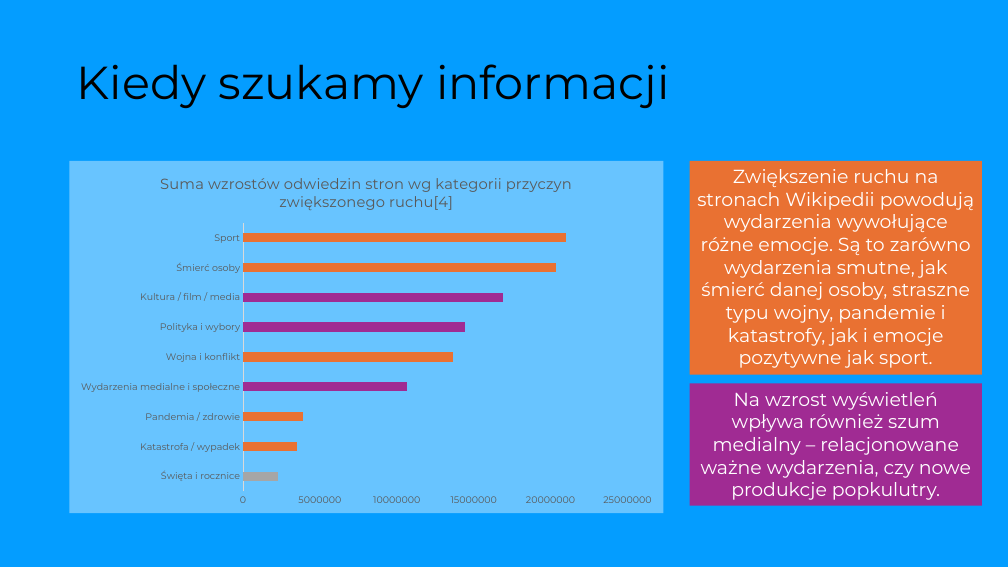
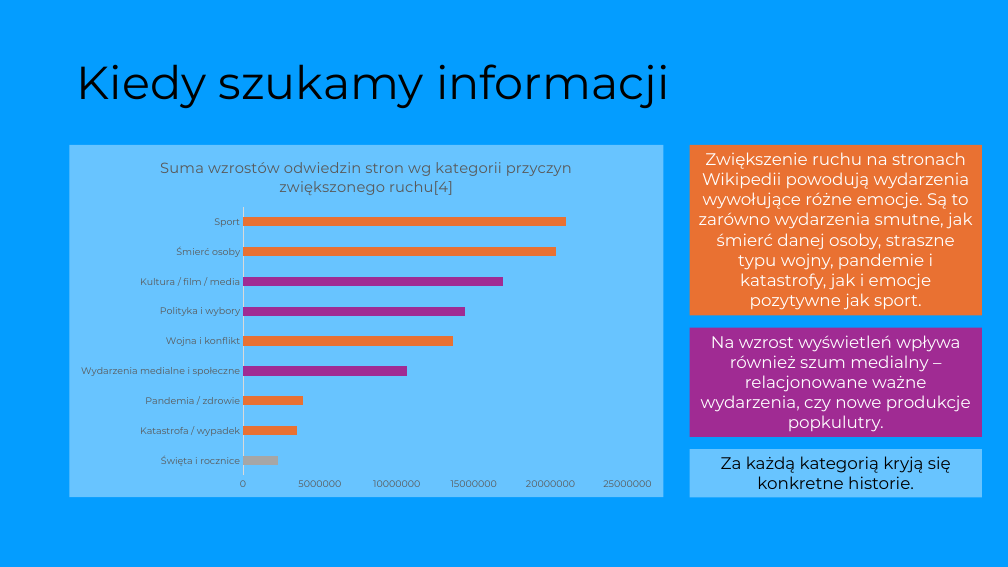
Before and after one commit to kotlarekm/BI_NGO_Wikipedia, a slide deck: slide 4 of storytelling/Storytelling.pptx. Drawn at 1008x567 pixels with LibreOffice and Linux fonts; fonts in the diff are those of the drawing; background and template pictures are left out. Boxes give left, top, right and bottom in pixels: in the first picture for what was removed or moved away, otherwise in the second. Text is boxed around its words. In the diff, an @@ line names an element or a change of style, - is before the commit and + after.

```diff
--- a/storytelling/Storytelling.pptx
+++ b/storytelling/Storytelling.pptx
@@ bar chart: place and size @@
-bar chart at (70,161,664,513)
+bar chart at (70,145,664,498)
@@ rectangle "Zwiększenie ruchu na stronach Wikipedii ...": place and size @@
-rectangle "Zwiększenie ruchu na stronach Wikipedii ..." at (690,161,982,375)
+rectangle "Zwiększenie ruchu na stronach Wikipedii ..." at (690,145,982,316)
@@ rectangle "Zwiększenie ruchu na stronach Wikipedii ..." at (690,145,982,316): size 18 to 16 pt @@
@@ rectangle "Na wzrost wyświetleń wpływa również ..." at (690,327,982,437): size 18 to 16 pt @@
@@ rectangle "Na wzrost wyświetleń wpływa również ...": place and size @@
-rectangle "Na wzrost wyświetleń wpływa również ..." at (690,383,982,506)
+rectangle "Na wzrost wyświetleń wpływa również ..." at (690,327,982,437)
@@ rectangle added at (690,449,982,498), fill #68C4FF, 16 pt, text #000000 @@
+Za każdą kategorią kryją się konkretne historie.
```
Also in this commit, not shown: 4 other slides changed, 2 slides added, 3 other files.
